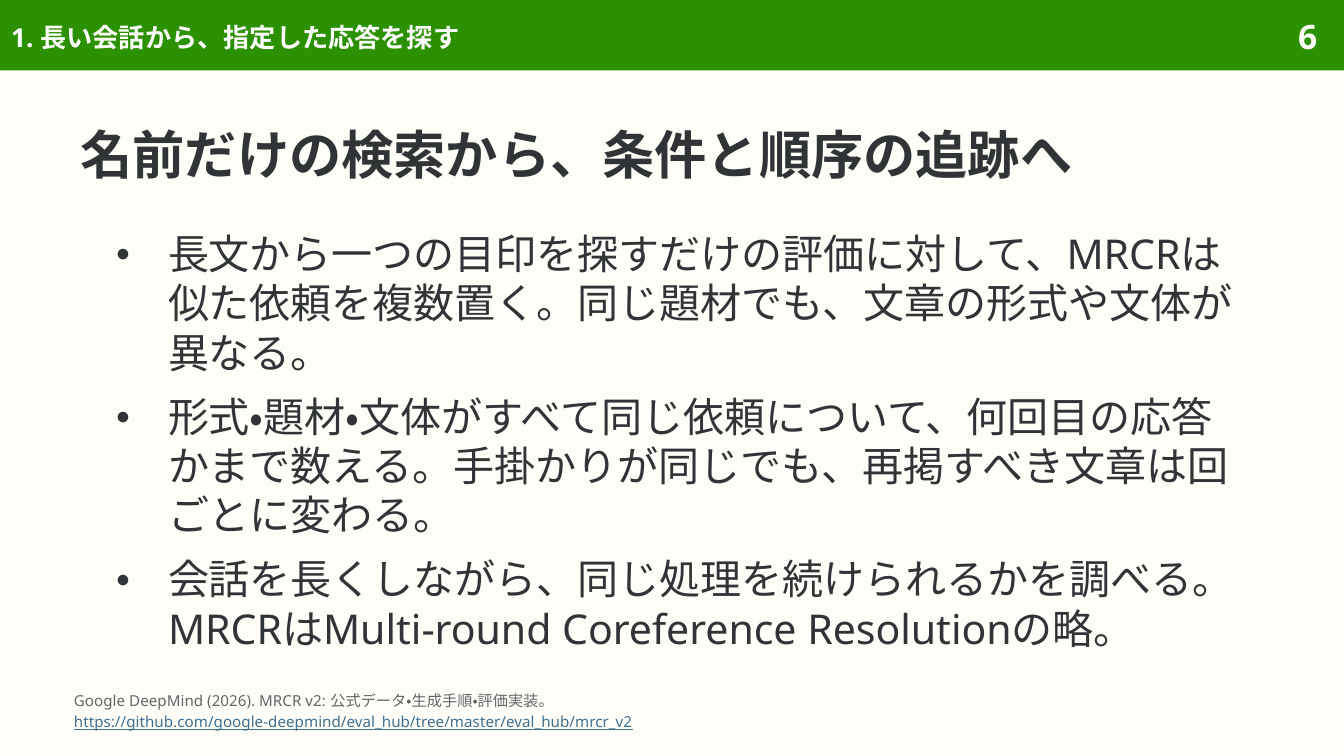
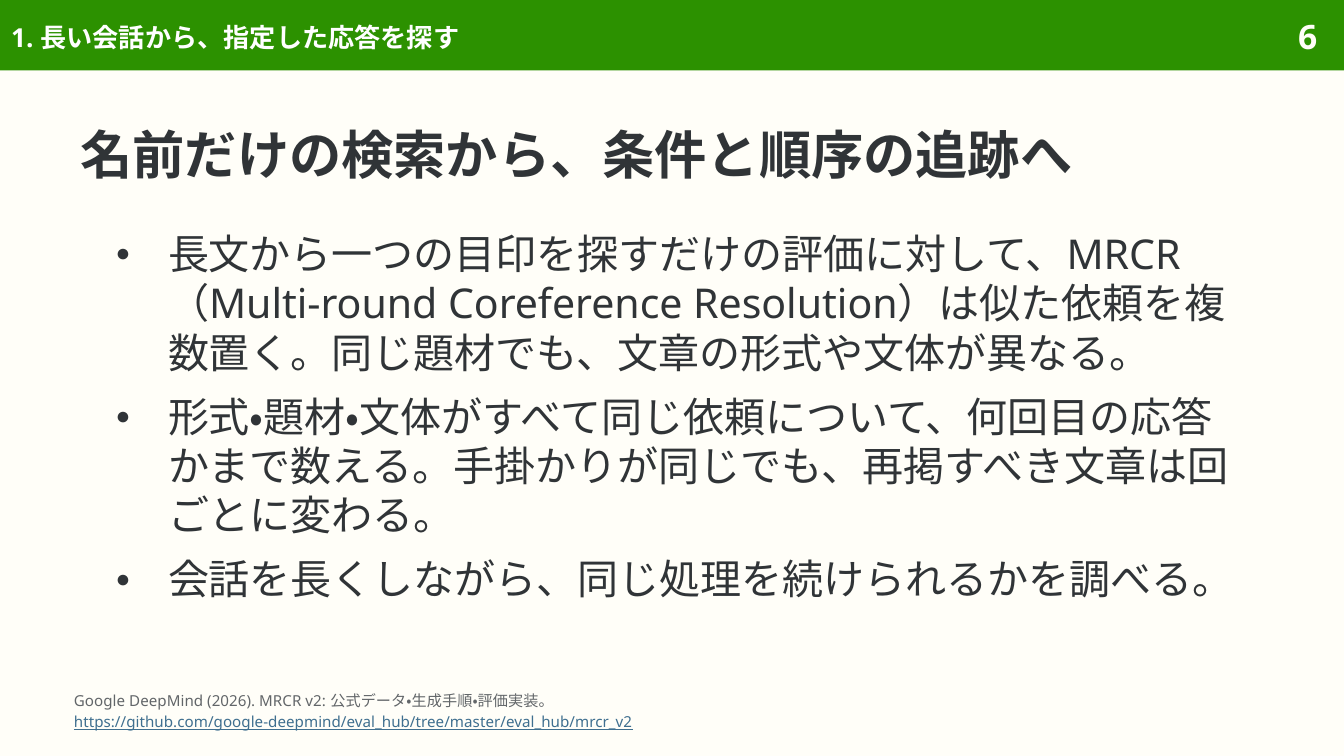
Before and after one commit to sasakiy84/datasets-in-10-minutes, a slide deck: slide 6 of slides/datasets-in-10-minutes-mrcr-v2.pptx. Drawn at 1344x756 pixels with LibreOffice and Linux fonts; fonts in the diff are those of the drawing. Boxes give left, top, right and bottom in pixels: in the first picture for what was removed or moved away, otherwise in the second. Text is boxed around its words. In the diff, an @@ line names an element or a change of style, - is before the commit and + after.

Commit message:
Proofread mrcr-v2 slides page by page with Gemini

```diff
--- a/slides/datasets-in-10-minutes-mrcr-v2.pptx
+++ b/slides/datasets-in-10-minutes-mrcr-v2.pptx
@@ text at [168, 234, 1226, 372]: text changed @@
-● 長文から一つの目印を探すだけの評価に対して、MRCRは似た依頼を複数置く。同じ題材でも、文章の形式や文体が異なる。
+● 長文から一つの目印を探すだけの評価に対して、MRCR（Multi-round Coreference Resolution）は似た依頼を複数置く。同じ題材でも、文章の形式や文体が異なる。
@@ text at [168, 559, 1234, 598]: text changed @@
-● 会話を長くしながら、同じ処理を続けられるかを調べる。MRCRはMulti-round Coreference Resolutionの略。
+● 会話を長くしながら、同じ処理を続けられるかを調べる。
```
Also in this commit, not shown: 21 other slides changed, 7 other files.
